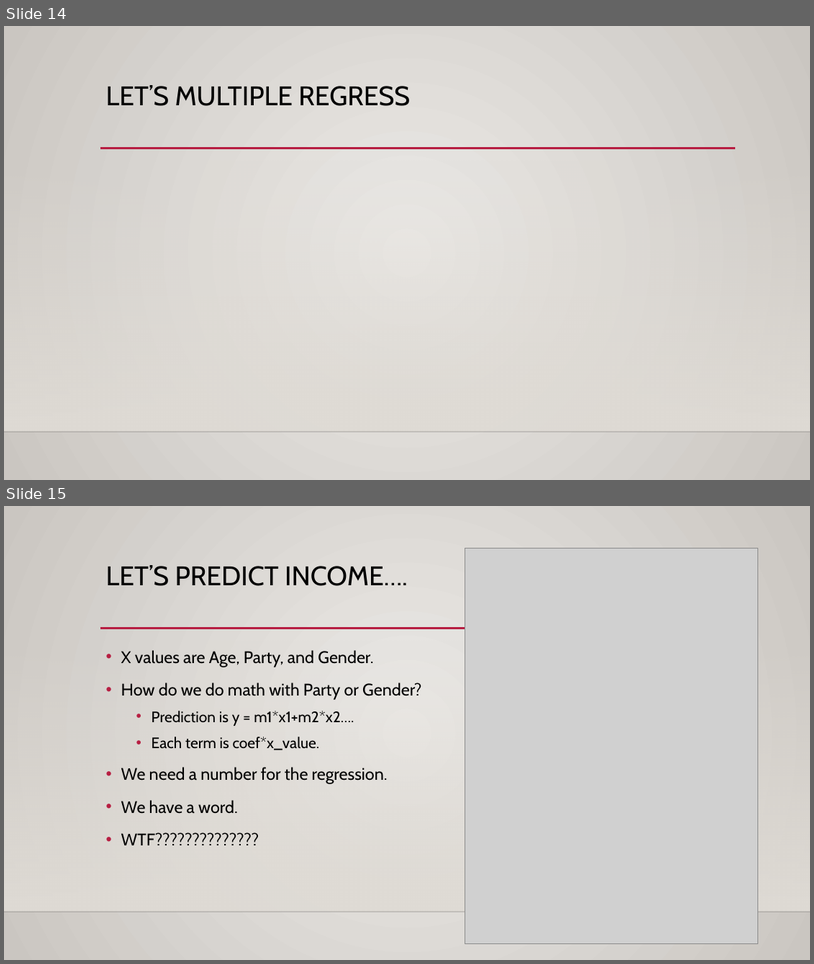
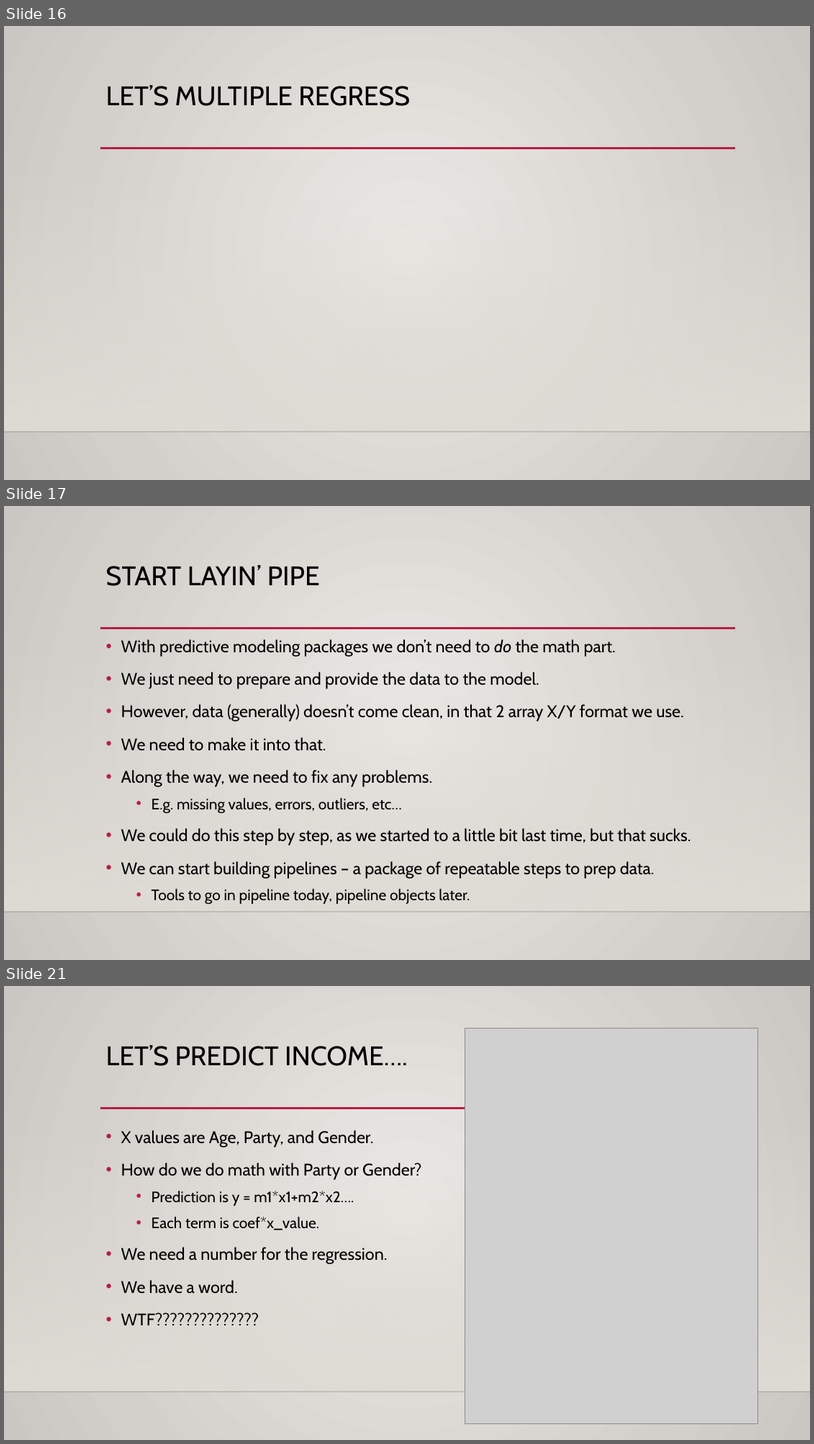
Before and after one commit to AkeemSemperDataScience/Basic_Stats_in_Python_Student_Repository, a slide deck: reference_material/slides/022_encoding.pptx. Shown one above the other, each under a label of ours: slides 14 and 15 before the commit, slides 16, 17 and 21 after it; the slides between them are not shown. The pictures are 814x964 and 814x1444 pixels, drawn with LibreOffice and Linux fonts; fonts in the diff are those of the drawing; grey boxes stand for pictures; background and template pictures are left out. Boxes give left, top, right and bottom in pixels: in the first picture for what was removed or moved away, otherwise in the second. Text is boxed around its words. In the diff, an @@ line names an element or a change of style, - is before the commit and + after.

```diff
--- a/reference_material/slides/022_encoding.pptx
+++ b/reference_material/slides/022_encoding.pptx
@@ slide 17 added at [4,506,810,960], background gradient #ECEAE7 to #CAC7C1; not listed: 3 template elements that a slide beside it also shows @@
@@ title added at [106,565,320,586], 32 pt, text #000000 @@
+START LAYIN’ PIPE
@@ text added at [121,639,691,904], 20 pt, text #000000 @@
+• With predictive modeling packages we don’t need to do the math part.
+• We just need to prepare and provide the data to the model.
+• However, data (generally) doesn’t come clean, in that 2 array X/Y format we use.
+• We need to make it into that.
+• Along the way, we need to fix any problems.
+  • E.g. missing values, errors, outliers, etc…
+• We could do this step by step, as we started to a little bit last time, but that sucks.
+• We can start building pipelines – a package of repeatable steps to prep data.
+  • Tools to go in pipeline today, pipeline objects later.
@@ what was slide 14 is now slide 16 @@
@@ what was slide 15 is now slide 21 @@
```
Also in this commit, not shown: 6 slides changed, 10 other slides added, 7 other files.
